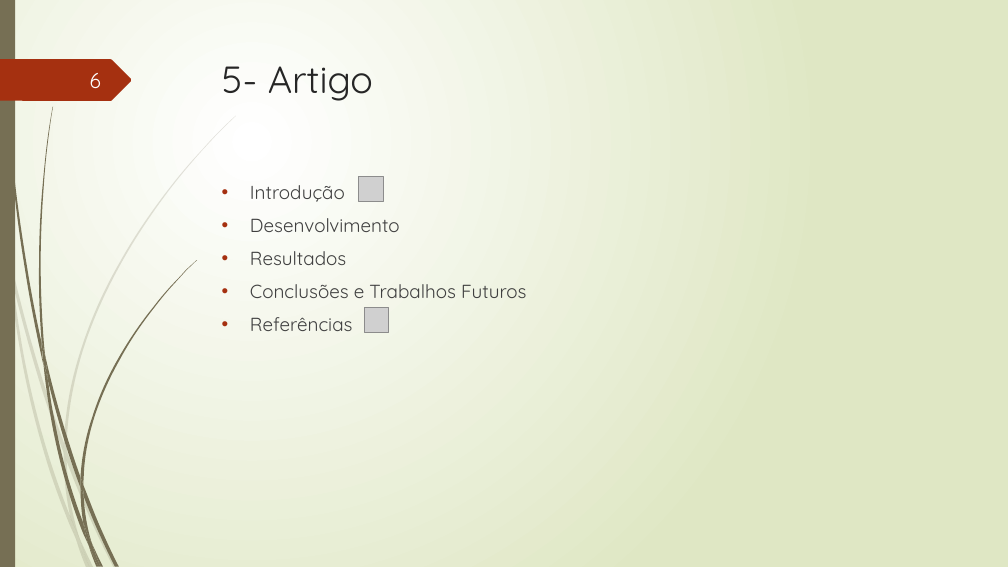
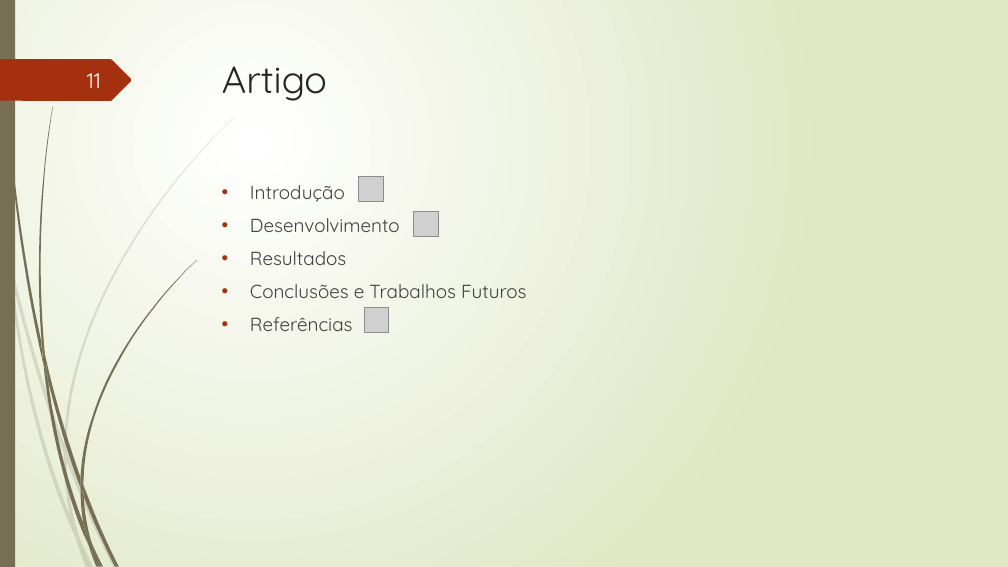
Before and after one commit to TavaresCarlos/TCC, a slide deck: slide 11 of apresentação-do-sistema/apresentação-02.pptx (slide 6 before the commit). Drawn at 1008x567 pixels with LibreOffice and Linux fonts; fonts in the diff are those of the drawing; grey boxes stand for pictures. Boxes give left, top, right and bottom in pixels: in the first picture for what was removed or moved away, otherwise in the second. Text is boxed around its words. In the diff, an @@ line names an element or a change of style, - is before the commit and + after.

```diff
--- a/apresentação-do-sistema/apresentação-02.pptx
+++ b/apresentação-do-sistema/apresentação-02.pptx
@@ page number at (87, 73, 101, 88): text changed @@
-6
+11
@@ title at (222, 66, 327, 101): text changed @@
-5- Artigo
+Artigo
@@ picture added at (414, 212, 438, 237) @@
```
Also in this commit, not shown: 5 other slides changed, 7 slides added, 3 slides removed, 10 other files.
